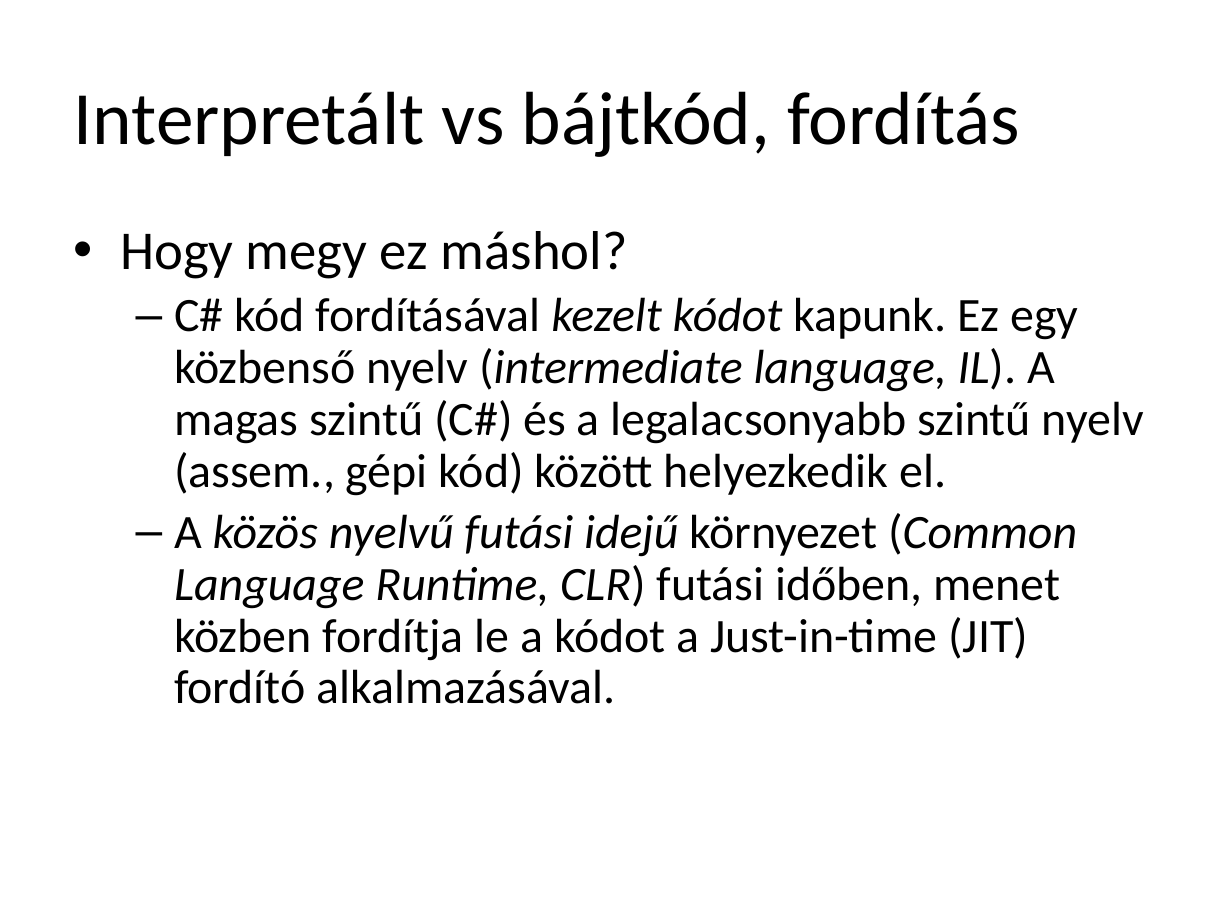
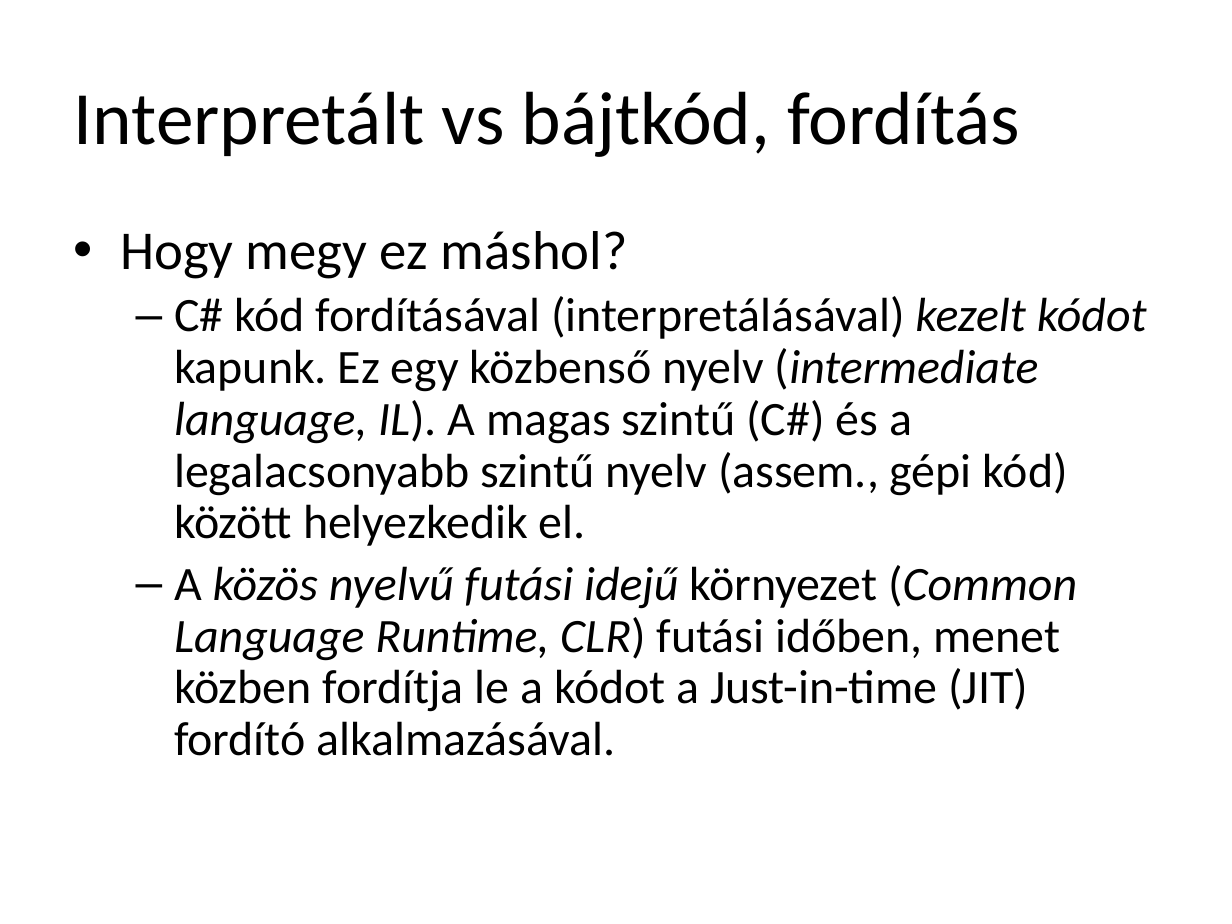
Before and after one commit to torokmark/cppgyak_jegyzet, a slide deck: slide 34 of programozasi_nyelvek_cpp_gyak01.pptx (slide 33 before the commit). Drawn at 1232x924 pixels with LibreOffice and Linux fonts; fonts in the diff are those of the drawing. Boxes give left, top, right and bottom in pixels: in the first picture for what was removed or moved away, otherwise in the second. Text is boxed around its words. In the diff, an @@ line names an element or a change of style, - is before the commit and + after.

```diff
--- a/programozasi_nyelvek_cpp_gyak01.pptx
+++ b/programozasi_nyelvek_cpp_gyak01.pptx
@@ text at (x1=174, y1=296, x2=1147, y2=546): text changed @@
-  – C# kód fordításával kezelt kódot kapunk. Ez egy közbenső nyelv (intermediate language, IL). A magas szintű (C#) és a legalacsonyabb szintű nyelv (assem., gépi kód) között helyezkedik el.
+  – C# kód fordításával (interpretálásával) kezelt kódot kapunk. Ez egy közbenső nyelv (intermediate language, IL). A magas szintű (C#) és a legalacsonyabb szintű nyelv (assem., gépi kód) között helyezkedik el.
```
Also in this commit, not shown: 13 other slides changed, 2 slides added, 1 slide removed, 1 other file.
